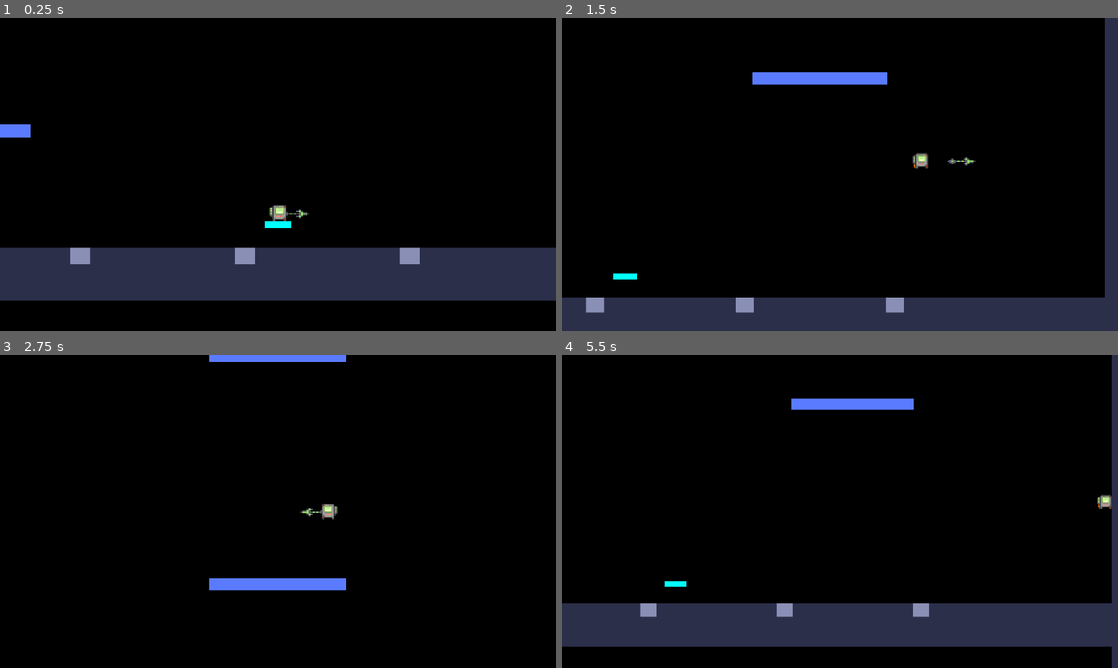
Above: before the commit, frames 1-4 (two rows, left to right).
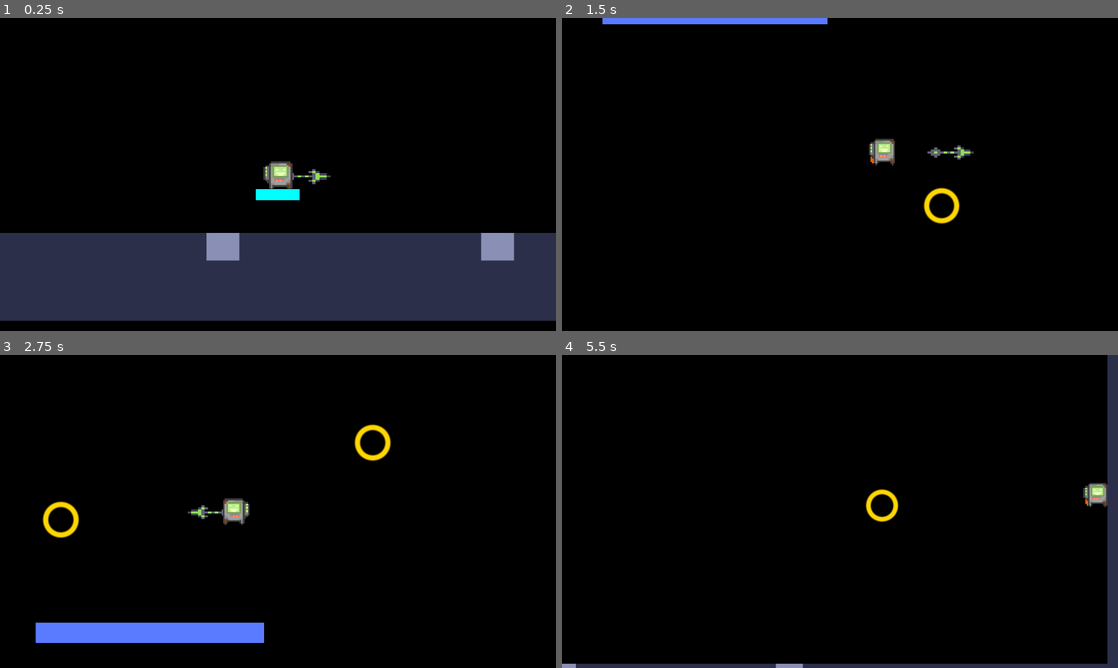
Above: after the commit, the same moments.

Repository: danpokhrel/Prototype3
Game: Godot game, scene res://scenes/main.tscn
Two runs of this game, one before a commit and one after it. Both use one fixed random seed, a clock stepped at 60 frames per second and the inputs below.
Inputs (mouse positions are in pixels of both pictures, inside the frame that each line leads up to):
- Up to frame 1 (0.25 s): no input
- Up to frame 2 (1.5 s): move the mouse to (962, 158) at 0.52 s; hold D (move_right) from 0.53 s (still down); tap Shift (dash) at 0.6, 1.35 s; click (962, 158) at 0.67 s; tap Space (jump) at 0.77, 1.07 s; move the mouse to (728, 190) at 1.27 s; click (728, 190) at 1.42 s
- Up to frame 3 (2.75 s): tap Space (jump) at 1.52, 1.82 s; move the mouse to (333, 442) at 2.02 s; release D (move_right) at 2.03 s; hold A (move_left) from 2.03 s (still down); tap Shift (dash) at 2.1 s; click (333, 442) at 2.17 s
- Up to frame 4 (5.5 s): move the mouse to (812, 574) at 2.77 s; release A (move_left) at 2.78 s; hold D (move_right) 2.78-4.28 s; tap Shift (dash) every 0.75 s from 2.85 to 5.1 s; click (812, 574) at 2.92 s; tap Space (jump) at 3.02, 3.32, 3.77, 4.07, 4.52, 4.82 s; move the mouse to (1006, 558) at 3.52 s; click (1006, 558) at 3.67 s; move the mouse to (673, 464) at 4.27 s; hold A (move_left) 4.28-5.03 s; click (673, 464) at 4.42 s; move the mouse to (867, 511) at 5.02 s; hold D (move_right) from 5.03 s (still down); click (867, 511) at 5.17 s

The runs differ from the first frame. In frame 1, 14% of the frame differs, in the area x 0-100%, y 33-97%; in frame 2, 16%; in frame 3, 5.6%; in frame 4, 17%, in the area x 0-99%, y 0-100%.

Commit message:
added rings and able to spear the rings

Diff:
--- a/project.godot
+++ b/project.godot
@@ -16,8 +16,6 @@
 
 [display]
 
-window/size/viewport_width=1920
-window/size/viewport_height=1080
 window/stretch/mode="viewport"
 window/stretch/scale_mode="integer"
 
--- a/scenes/main.tscn
+++ b/scenes/main.tscn
@@ -9,7 +9,12 @@
 [ext_resource type="Texture2D" uid="uid://c2enj8krddotd" path="res://assets/Robot player sprite.png" id="5_o6xl0"]
 [ext_resource type="PackedScene" path="res://scenes/level_layout.tscn" id="6_layout"]
 [ext_resource type="Script" uid="uid://dgdexq5ux7m0s" path="res://scripts/animations.gd" id="6_tipki"]
+[ext_resource type="Script" uid="uid://iw0pmib8aah5" path="res://scenes/spearhitbox.gd" id="6_ya4ey"]
 [ext_resource type="Texture2D" uid="uid://07ccptm63r87" path="res://assets/tileset berserk.png" id="7_85g3d"]
+[ext_resource type="Script" uid="uid://lhw5ooel3uyk" path="res://scenes/ring_spawner.gd" id="12_eb6dy"]
+[ext_resource type="PackedScene" uid="uid://bfr8aou0rxxp2" path="res://scenes/ring.tscn" id="13_trceg"]
+
+[sub_resource type="RectangleShape2D" id="RectangleShape2D_ha3k7"]
 
 [sub_resource type="AtlasTexture" id="AtlasTexture_choun"]
 atlas = ExtResource("5_o6xl0")
@@ -116,6 +121,16 @@
 texture = ExtResource("5_choun")
 offset = Vector2(9.42, 0)
 
+[node name="Spearhitbox" type="Area2D" parent="Platformer Level/Player/Spear" unique_id=1872560490]
+collision_layer = 2
+collision_mask = 0
+script = ExtResource("6_ya4ey")
+
+[node name="CollisionShape2D" type="CollisionShape2D" parent="Platformer Level/Player/Spear/Spearhitbox" unique_id=16330353]
+position = Vector2(30, 0)
+scale = Vector2(1, 0.5)
+shape = SubResource("RectangleShape2D_ha3k7")
+
 [node name="AnimatedSprite2D2" type="AnimatedSprite2D" parent="Platformer Level/Player" unique_id=1024077569]
 scale = Vector2(1.3125, 1.3125)
 sprite_frames = SubResource("SpriteFrames_ha0aq")
@@ -133,3 +148,7 @@
 
 [node name="CollisionShape2D" type="CollisionShape2D" parent="Platformer Level/StaticBody2D" unique_id=1089859771]
 shape = SubResource("RectangleShape2D_dummy")
+
+[node name="RingSpawner" type="Node2D" parent="Platformer Level" unique_id=579114224]
+script = ExtResource("12_eb6dy")
+ring_scene = ExtResource("13_trceg")
--- /dev/null
+++ b/scenes/ring.gd
@@ -0,0 +1,76 @@
+extends Area2D
+
+@export var outer_radius: float = 14.0
+@export var inner_radius: float = 10.0
+@export var points: int = 1
+
+# Makes the ring slightly easier to hit
+@export var hitbox_multiplier: float = 1.2
+
+var scored: bool = false
+
+
+func _ready():
+	# Create the ring's collision hitbox
+	var collision = get_node_or_null("CollisionShape2D")
+
+	if collision == null:
+		collision = CollisionShape2D.new()
+		collision.name = "CollisionShape2D"
+		add_child(collision)
+
+	var shape = CircleShape2D.new()
+	shape.radius = inner_radius * hitbox_multiplier
+	collision.shape = shape
+
+	# Detect the spear on collision layer 2
+	collision_mask = 2
+	monitoring = true
+
+	area_entered.connect(_on_area_entered)
+
+	queue_redraw()
+
+
+func _draw():
+	# Draw a hollow gold ring
+	draw_arc(
+		Vector2.ZERO,
+		(outer_radius + inner_radius) / 2.0,
+		0.0,
+		TAU,
+		64,
+		Color.GOLD,
+		outer_radius - inner_radius,
+		true
+	)
+
+
+func _physics_process(_delta):
+	if scored:
+		return
+
+	# Check overlaps while left-click is held
+	# This also handles a spear already inside the ring
+	if Input.is_mouse_button_pressed(MOUSE_BUTTON_LEFT):
+		for area in get_overlapping_areas():
+			try_collect(area)
+
+
+func _on_area_entered(area: Area2D):
+	if Input.is_mouse_button_pressed(MOUSE_BUTTON_LEFT):
+		try_collect(area)
+
+
+func try_collect(area: Area2D):
+	if scored:
+		return
+
+	if not area.is_in_group("spear"):
+		return
+
+	scored = true
+
+	print("Collected ring! +", points)
+
+	queue_free()
--- /dev/null
+++ b/scenes/ring.tscn
@@ -0,0 +1,11 @@
+[gd_scene format=3 uid="uid://bfr8aou0rxxp2"]
+
+[ext_resource type="Script" uid="uid://xj2ii3ua8ja5" path="res://scenes/ring.gd" id="1_03kdj"]
+
+[sub_resource type="CircleShape2D" id="CircleShape2D_ha3k7"]
+
+[node name="Ring" type="Area2D" unique_id=1252988432]
+script = ExtResource("1_03kdj")
+
+[node name="CollisionShape2D" type="CollisionShape2D" parent="." unique_id=1981083092]
+shape = SubResource("CircleShape2D_ha3k7")
--- /dev/null
+++ b/scenes/ring_spawner.gd
@@ -0,0 +1,60 @@
+extends Node2D
+
+@export var ring_scene: PackedScene
+@export var ring_count: int = 15
+@export var minimum_spacing: float = 100.0
+
+# Temporary spawn boundaries
+@export var spawn_min: Vector2 = Vector2(0, -500)
+@export var spawn_max: Vector2 = Vector2(2000, -75)
+
+var ring_positions: Array[Vector2] = []
+
+
+func _ready():
+	if ring_scene == null:
+		push_error("RingSpawner: Assign Ring.tscn in the Inspector!")
+		return
+
+	spawn_rings()
+
+
+func spawn_rings():
+	ring_positions.clear()
+
+	if spawn_min.x >= spawn_max.x or spawn_min.y >= spawn_max.y:
+		push_error("Invalid spawn boundaries! Check Spawn Min and Spawn Max in the Inspector.")
+		return
+
+	for i in range(ring_count):
+		for attempt in range(50):
+			var random_position = Vector2(
+				randf_range(spawn_min.x, spawn_max.x),
+				randf_range(spawn_min.y, spawn_max.y)
+			)
+
+			if is_valid_position(random_position):
+				create_ring(random_position)
+				ring_positions.append(random_position)
+				break
+
+
+func is_valid_position(new_position: Vector2) -> bool:
+	for existing_position in ring_positions:
+		if new_position.distance_to(existing_position) < minimum_spacing:
+			return false
+
+	return true
+
+
+func create_ring(spawn_position: Vector2):
+	var ring = ring_scene.instantiate()
+
+	if ring == null:
+		push_error("Failed to create ring!")
+		return
+
+	add_child(ring)
+	ring.global_position = spawn_position
+
+	print("Spawned ring at: ", spawn_position)
--- /dev/null
+++ b/scenes/spearhitbox.gd
@@ -0,0 +1,14 @@
+extends Area2D
+
+func _ready():
+	add_to_group("spear")
+	collision_layer = 2
+	collision_mask = 1
+	monitoring = true
+
+
+func _physics_process(_delta):
+	if Input.is_mouse_button_pressed(MOUSE_BUTTON_LEFT):
+		for area in get_overlapping_areas():
+			if area.is_in_group("rings"):
+				area.queue_free()
Not shown, added: scenes/ring.gd.uid
Not shown, added: scenes/ring_spawner.gd.uid
Not shown, added: scenes/spearhitbox.gd.uid
